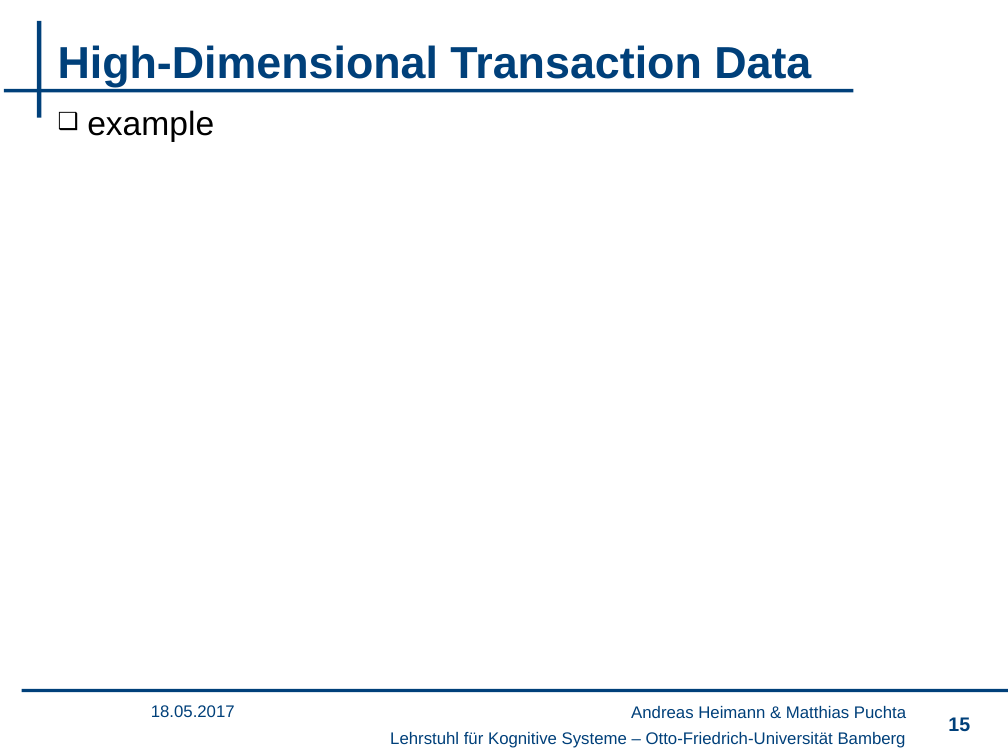
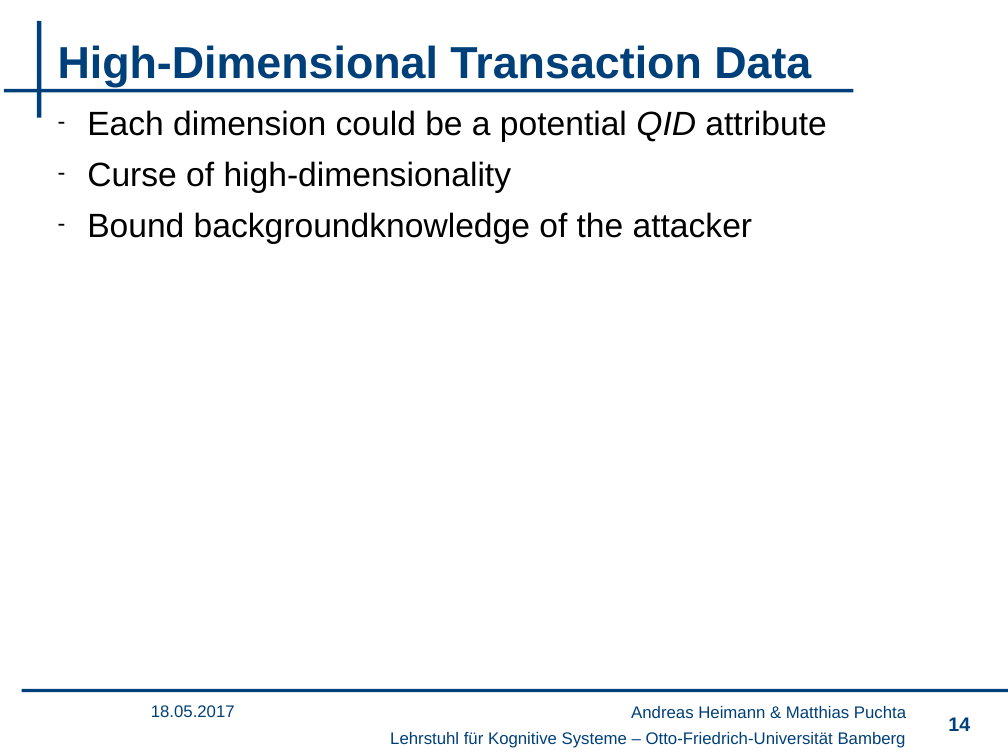
Before and after one commit to wsgan001/PSI-MSem, a slide deck: slide 14 of presentation/sicherheits.pptx (slide 15 before the commit). Drawn at 1008x756 pixels with LibreOffice and Linux fonts; fonts in the diff are those of the drawing; background and template pictures are left out. Boxes give left, top, right and bottom in pixels: in the first picture for what was removed or moved away, otherwise in the second. Text is boxed around its words. In the diff, an @@ line names an element or a change of style, - is before the commit and + after.

```diff
--- a/presentation/sicherheits.pptx
+++ b/presentation/sicherheits.pptx
@@ text at (87, 110, 826, 244): text changed @@
-❑ example
+– Each dimension could be a potential QID attribute
+– Curse of high-dimensionality
+– Bound backgroundknowledge of the attacker
@@ page number at (948, 717, 970, 731): text changed @@
-15
+14
```
Also in this commit, not shown: 6 other slides changed, 3 slides removed.
